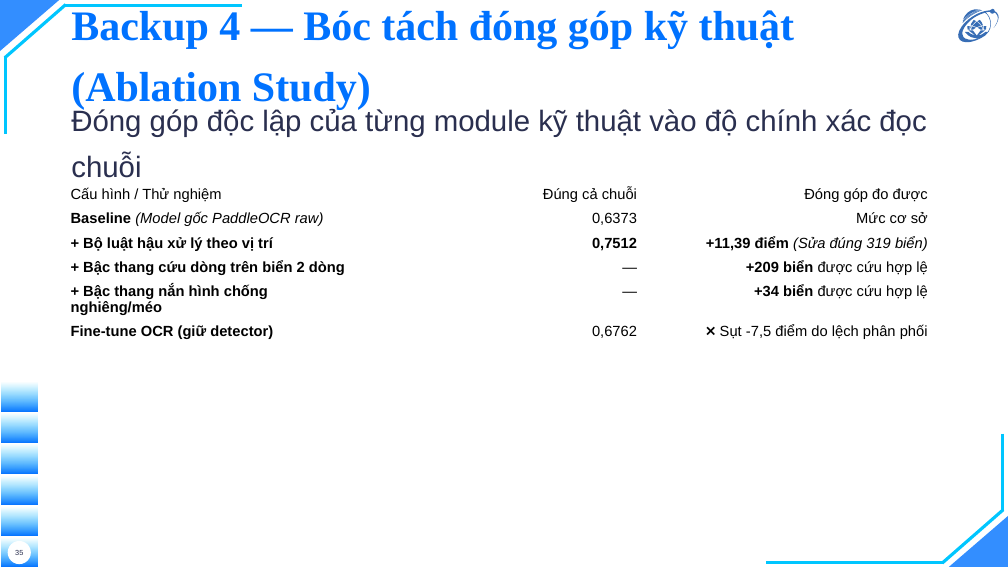
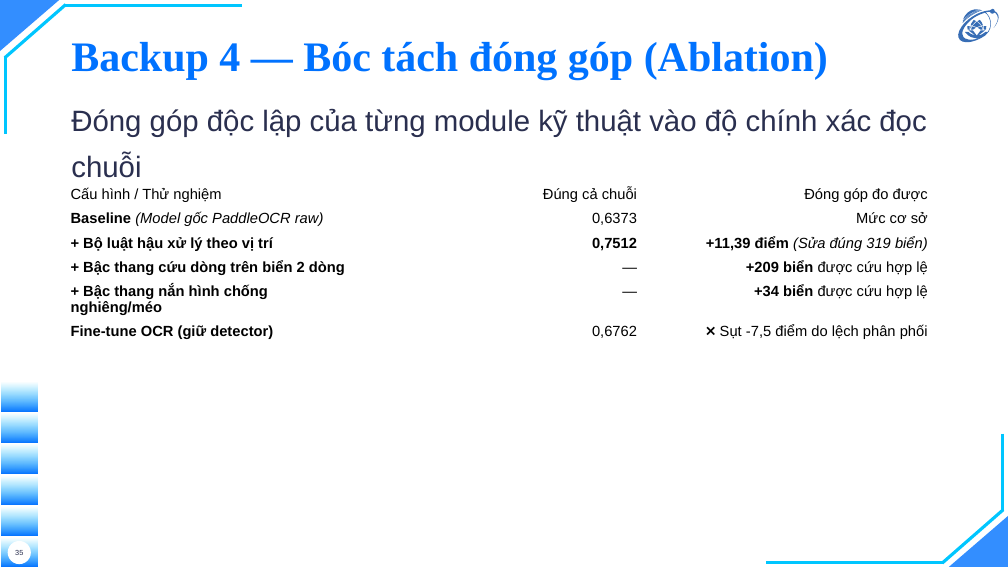
Before and after one commit to hieunguyen2604/alpr-do-an-mon-hoc, a slide deck: slide 35 of docs/slides/slides.pptx. Drawn at 1008x567 pixels with LibreOffice and Linux fonts; fonts in the diff are those of the drawing; background and template pictures are left out. Boxes give left, top, right and bottom in pixels: in the first picture for what was removed or moved away, otherwise in the second. Text is boxed around its words. In the diff, an @@ line names an element or a change of style, - is before the commit and + after.

```diff
--- a/docs/slides/slides.pptx
+++ b/docs/slides/slides.pptx
@@ title at (x1=71, y1=41, x2=828, y2=79): text changed @@
-Backup 4 — Bóc tách đóng góp kỹ thuật (Ablation Study)
+Backup 4 — Bóc tách đóng góp (Ablation)
```
Also in this commit, not shown: 3 other slides changed, 2 other files.
